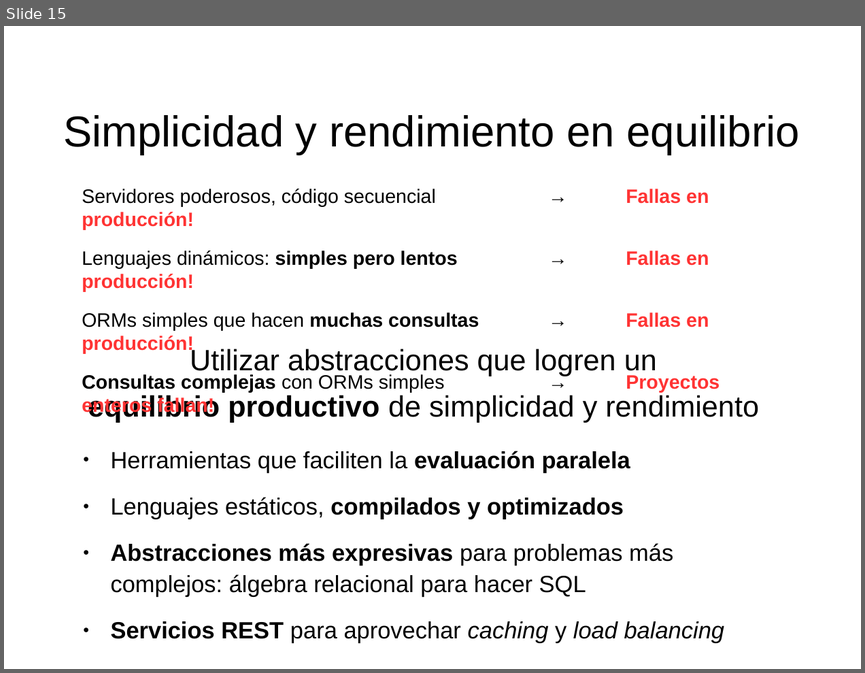
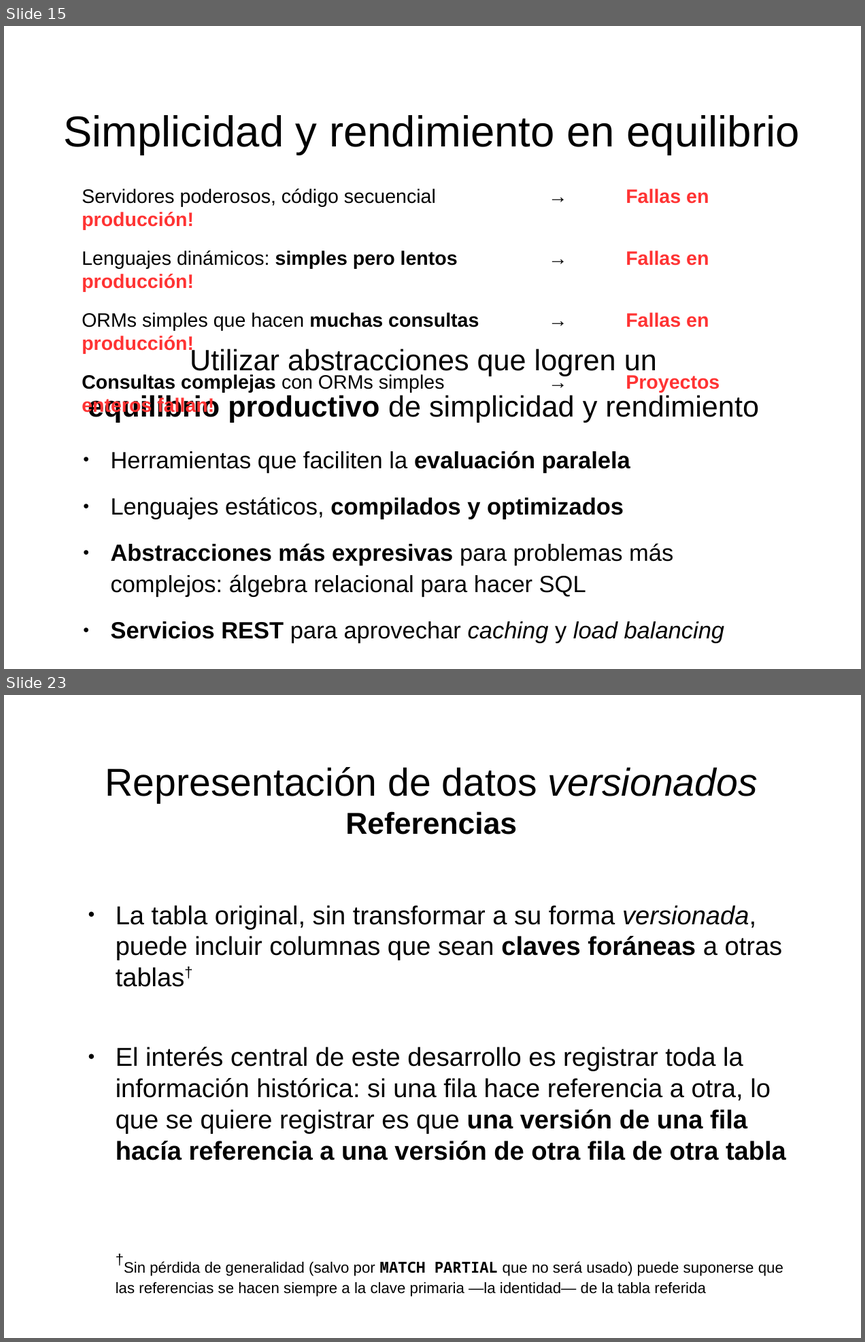
Before and after one commit to mgomezch/libro, a slide deck: láminas/láminas.odp. Shown one above the other, each under a label of ours: slide 15 before the commit, slides 15 and 23 after it; the slides between them are not shown. The pictures are 865x673 and 865x1342 pixels, drawn with LibreOffice and Linux fonts; fonts in the diff are those of the drawing. Boxes give left, top, right and bottom in pixels: in the first picture for what was removed or moved away, otherwise in the second. Text is boxed around its words. In the diff, an @@ line names an element or a change of style, - is before the commit and + after.

```diff
--- a/láminas/láminas.odp
+++ b/láminas/láminas.odp
@@ slide 23 added at [4, 695, 861, 1338], background #FFFFFF @@
@@ title added at [105, 767, 757, 834], 36 pt, text #000000 @@
+Representación de datos versionados
+Referencias
@@ text added at [116, 905, 786, 1293], 24 pt, text #000000 @@
+● La tabla original, sin transformar a su forma versionada, puede incluir columnas que sean claves foráneas a otras tablas†
+● El interés central de este desarrollo es registrar toda la información histórica: si una fila hace referencia a otra, lo que se quiere registrar es que una versión de una fila hacía referencia a una versión de otra fila de otra tabla
+†Sin pérdida de generalidad (salvo por MATCH PARTIAL que no será usado) puede suponerse que las referencias se hacen siempre a la clave primaria —la identidad— de la tabla referida
```
Also in this commit, not shown: 1 slide changed, 8 other slides added.
